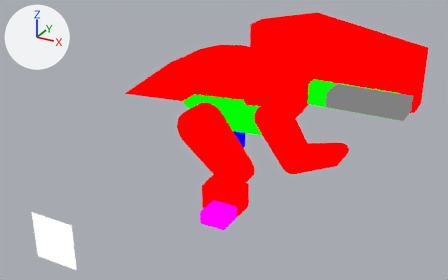
The Blender file assets-source/blender/motion/compsognathus-walk.blend, before and after one commit.
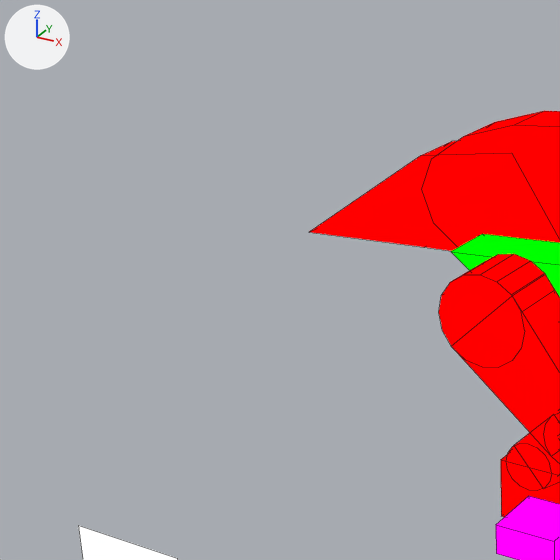
Each version appears first whole from a 50 mm camera at (42.4, -43.1, 24.3) aimed at (23.6, -9.0, 7.2), and next in a close-up on the part from 0% to 50% of the width and 0% to 81% of the height. The axes (+X, +Y, +Z) are drawn at upper left. The lights are the same throughout. The older version's two pictures come first. The close-ups show mesh edges as thin lines.

The first close-up shows 'DinoTycoon_Motion_compsognathus_walk_belly', 'DinoTycoon_Motion_compsognathus_walk_eye', 'DinoTycoon_Motion_compsognathus_walk_near_0', 'DinoTycoon_Motion_compsognathus_walk_near_1', 'DinoTycoon_Motion_compsognathus_walk_near_claws', 'DinoTycoon_Motion_compsognathus_walk_near_foot', 'DinoTycoon_Motion_compsognathus_walk_near_joint_0', 'DinoTycoon_Motion_compsognathus_walk_near_tip', 'DinoTycoon_Motion_compsognathus_walk_tail', 'DinoTycoon_Motion_compsognathus_walk_trunk' and 1 more.
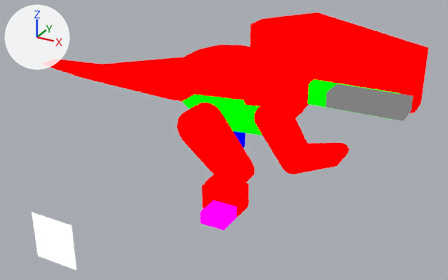
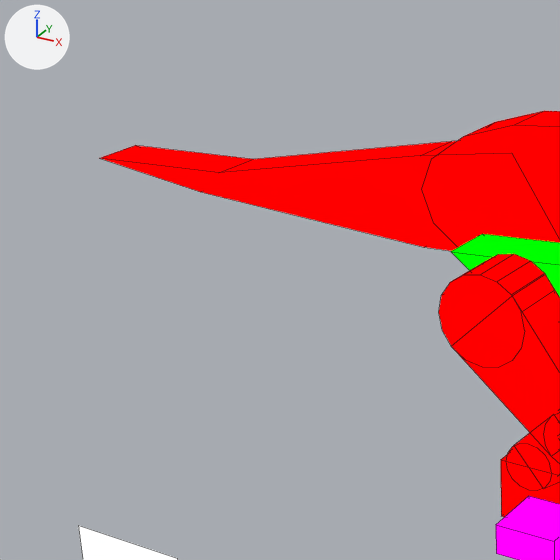
The newer file is also turned or shifted as a whole; pictures and numbers use the older file's frame.

Pixel boxes (x1, y1, x2, y2) of what changed, in the close-ups (560 x 560 px; the box of a moved part takes in the faces that stretch with it):
'DinoTycoon_Motion_compsognathus_walk_tail', reshaped
    before: (310, 141, 560, 251)
    after: (101, 141, 560, 251)
part 1 of me_dinotycoon_motion_compsognathus_walk_sample_tail, moved or reshaped
    before: (310, 155, 432, 247)
    after: (101, 141, 451, 247)

The edits, one by one:
me_dinotycoon_motion_compsognathus_walk_sample_tail is used by ob_dinotycoon_motion_compsognathus_walk_tail; location (0.0, 0.0, 0.0).
me_dinotycoon_motion_compsognathus_walk_sample_tail had 10 vertices, 7 faces and spanned x 9.0..20.0, y -1.0..1.0, z 5.6..9.8.
me_dinotycoon_motion_compsognathus_walk_sample_tail now has 14 vertices, 9 faces and spans x -1.0..20.0, y -1.0..1.0, z 5.9..9.8.
Part 1, on me_dinotycoon_motion_compsognathus_walk_sample_tail:
2 vertices are removed from x 9.0, y -1.0..1.0, z 5.6.
4 faces are deleted.
6 vertices are added at (5.0, -1.0, 7.25), (-1.0, -1.0, 6.95), (4.0, -1.0, 6.35), (5.0, 1.0, 7.25), (-1.0, 1.0, 6.95), (4.0, 1.0, 6.35).
6 new faces join them.
